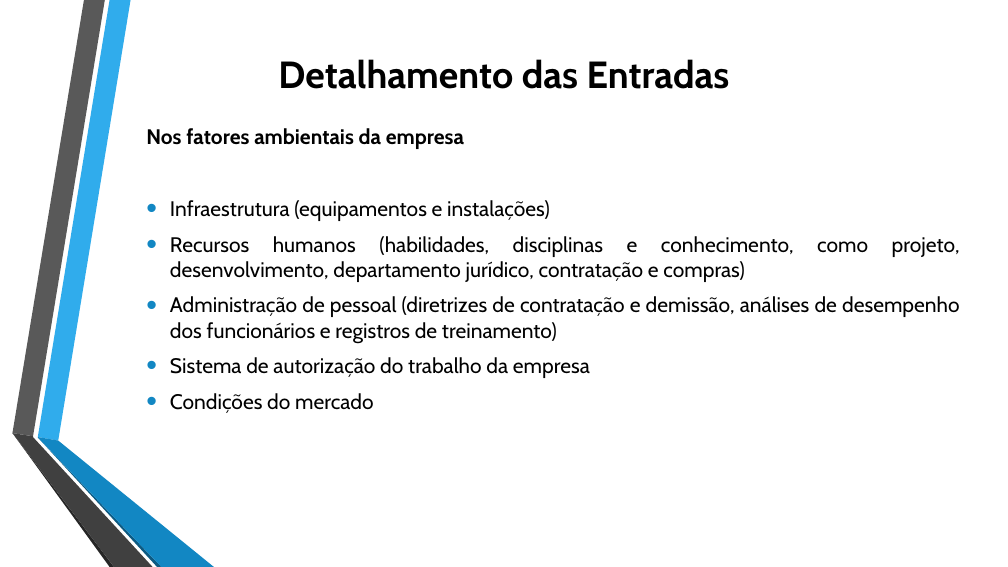
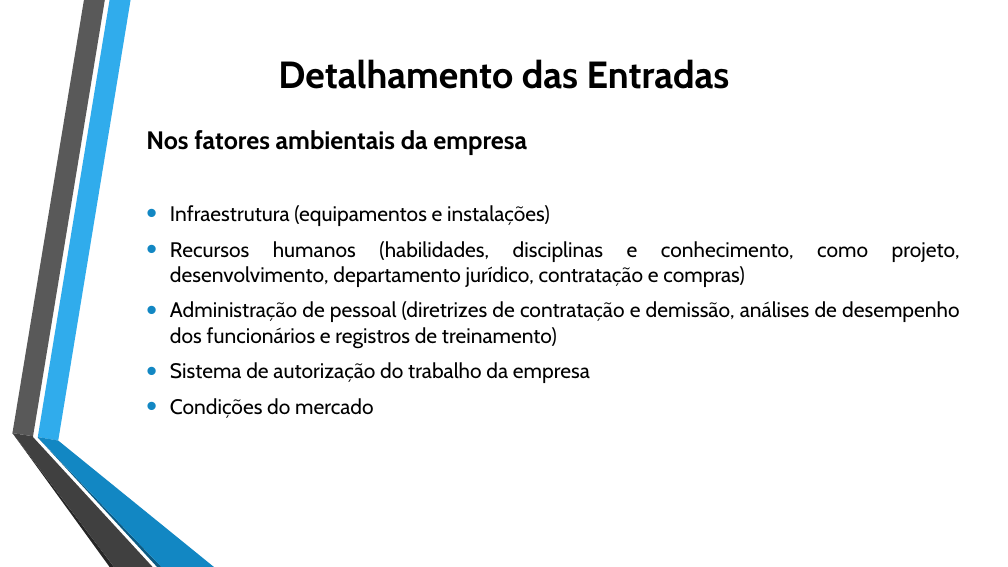
Before and after one commit to jharbes/ADMINISTRACAO-DE-REDES, a slide deck: slide 9 of RELATORIO PROVA P2/relatorio-pmbok-capitulo4-jharbes.pptx. Drawn at 1008x567 pixels with LibreOffice and Linux fonts; fonts in the diff are those of the drawing. Boxes give left, top, right and bottom in pixels: in the first picture for what was removed or moved away, otherwise in the second. Text is boxed around its words. In the diff, an @@ line names an element or a change of style, - is before the commit and + after.

```diff
--- a/RELATORIO PROVA P2/relatorio-pmbok-capitulo4-jharbes.pptx
+++ b/RELATORIO PROVA P2/relatorio-pmbok-capitulo4-jharbes.pptx
@@ text at box(146, 130, 527, 155): size 20 to 24 pt in "Nos fatores ambientais da empresa" @@
```
Also in this commit, not shown: 7 other slides changed.
